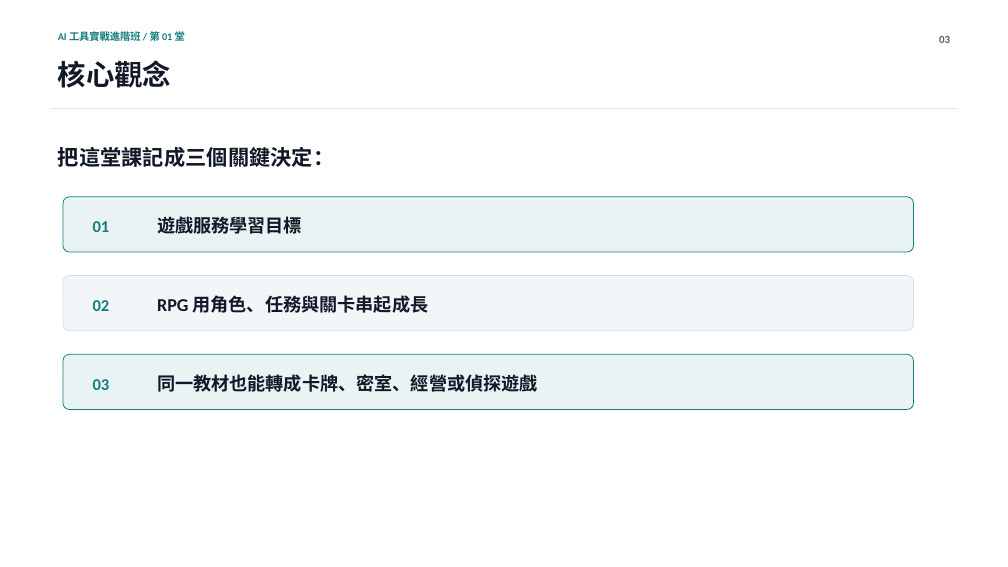
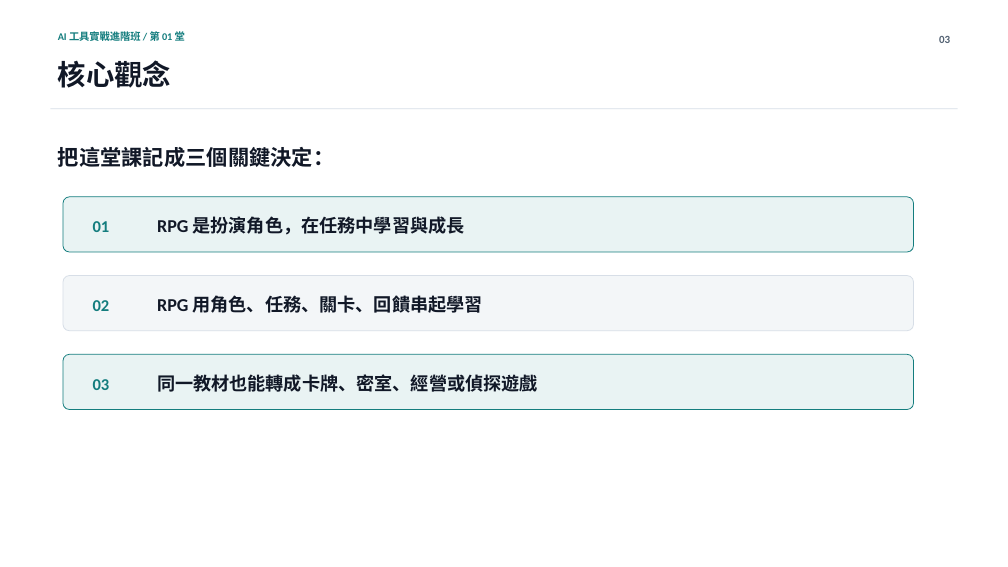
Before and after one commit to Calumai/calumai.com, a slide deck: slide 3 of class/ppt/lesson-01.pptx. Drawn at 1008x567 pixels with LibreOffice and Linux fonts; fonts in the diff are those of the drawing. Boxes give left, top, right and bottom in pixels: in the first picture for what was removed or moved away, otherwise in the second. Text is boxed around its words. In the diff, an @@ line names an element or a change of style, - is before the commit and + after.

```diff
--- a/class/ppt/lesson-01.pptx
+++ b/class/ppt/lesson-01.pptx
@@ text at (x1=157, y1=216, x2=465, y2=235): text changed @@
-遊戲服務學習目標
+RPG 是扮演角色，在任務中學習與成長
@@ text at (x1=157, y1=295, x2=483, y2=313): text changed @@
-RPG 用角色、任務與關卡串起成長
+RPG 用角色、任務、關卡、回饋串起學習
```
Also in this commit, not shown: 2 other files.
